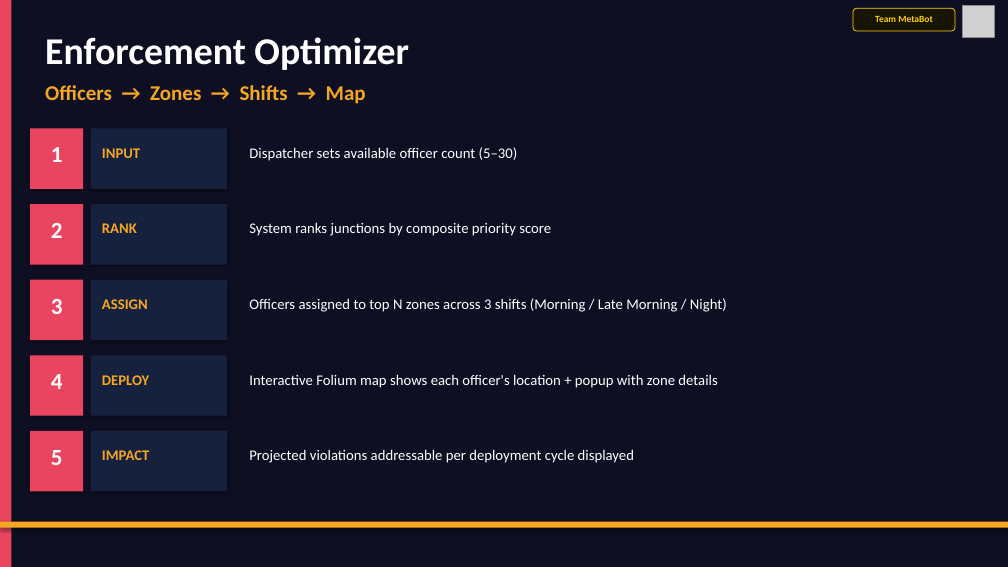
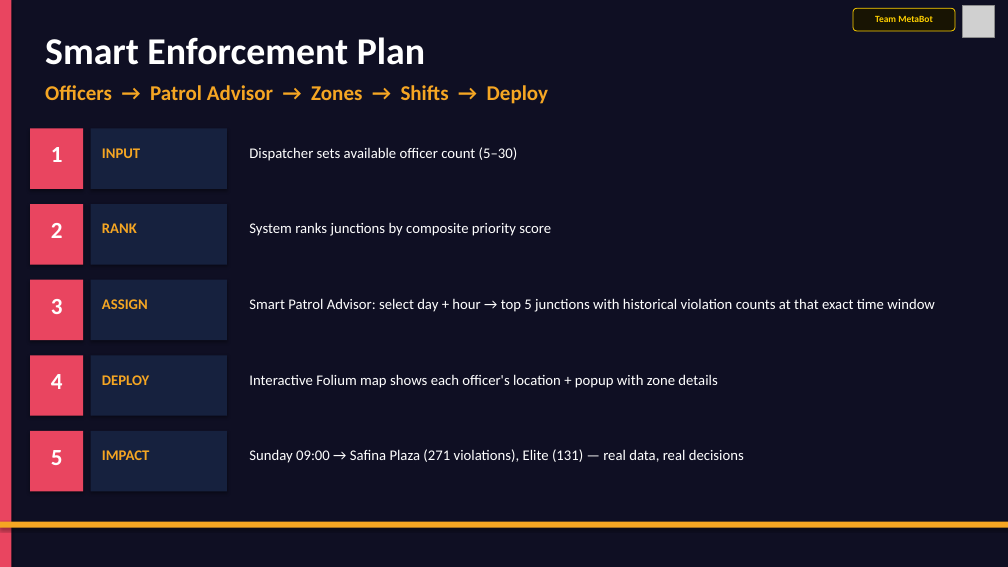
Before and after one commit to lavanya0506/parking, a slide deck: slide 7 of assets/ParkIQ_Presentation.pptx. Drawn at 1008x567 pixels with LibreOffice and Linux fonts; fonts in the diff are those of the drawing; grey boxes stand for pictures. Boxes give left, top, right and bottom in pixels: in the first picture for what was removed or moved away, otherwise in the second. Text is boxed around its words. In the diff, an @@ line names an element or a change of style, - is before the commit and + after.

Commit message:
fix: update presentation — correct all numbers, add 91%/r=0.79/metro findings
Slide 3: 6-tab → 8-tab; Smart Patrol Advisor + Corridor Risk replace old feature boxes
Slide 5: Safina Plaza 15000+ → 5882; r=-0.14 → r=+0.79; '54 stations' → '91% spatial'
Slide 6: Formula 0.40/0.30/0.20/0.10 → 0.60/0.25/0.15; 4th box = output (25 HIGH/58 MED/84 LOW)
Slide 7: Enforcement Optimizer → Smart Enforcement Plan; Sunday 9AM example added
Slide 8: 2000+/week → 65/day; 91%+r=0.79+metro+₹17Cr in impact bullets

```diff
--- a/assets/ParkIQ_Presentation.pptx
+++ b/assets/ParkIQ_Presentation.pptx
@@ text at (45, 37, 425, 65): text changed @@
-Enforcement Optimizer
+Smart Enforcement Plan
@@ text at (45, 85, 548, 104): text changed @@
-Officers → Zones → Shifts → Map
+Officers → Patrol Advisor → Zones → Shifts → Deploy
@@ text at (249, 298, 935, 312): text changed @@
-Officers assigned to top N zones across 3 shifts (Morning / Late Morning / Night)
+Smart Patrol Advisor: select day + hour → top 5 junctions with historical violation counts at that exact time window
@@ text at (249, 449, 744, 463): text changed @@
-Projected violations addressable per deployment cycle displayed
+Sunday 09:00 → Safina Plaza (271 violations), Elite (131) — real data, real decisions
```
Also in this commit, not shown: 4 other slides changed.
